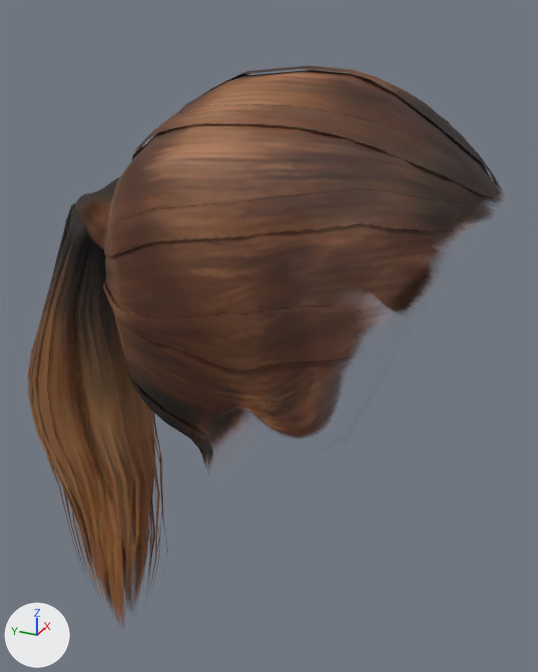
Before and after pictures for a commit that changed the glTF model assets/characters/woman/hair/ponytail01.glb.
Rendered twice from a 50 mm camera at (-0.293, -0.149, 1.703) aimed at (0.023, -0.007, 1.545). The lights are fixed; the arrows at lower left show +X, +Y and +Z. The first picture is the older version. Vertices at exactly the same position are counted once.

The older version as bpy lines, for what is in view:
```python
me_ponytail01 = bpy.data.meshes.new('ponytail01')
me_ponytail01.from_pydata(...)  # 3678 vertices, 5344 faces; spans x -0.076..0.074, y -0.117..0.127, z 1.323..1.677
me_ponytail01.materials.append(mat_human_ponytail01)  # picture img_ponytail01_diffuse
ob_human_ponytail01 = bpy.data.objects.new('Human.ponytail01', me_ponytail01)
ob_human_ponytail01.location = (0.0, 0.0, 0.0)
```
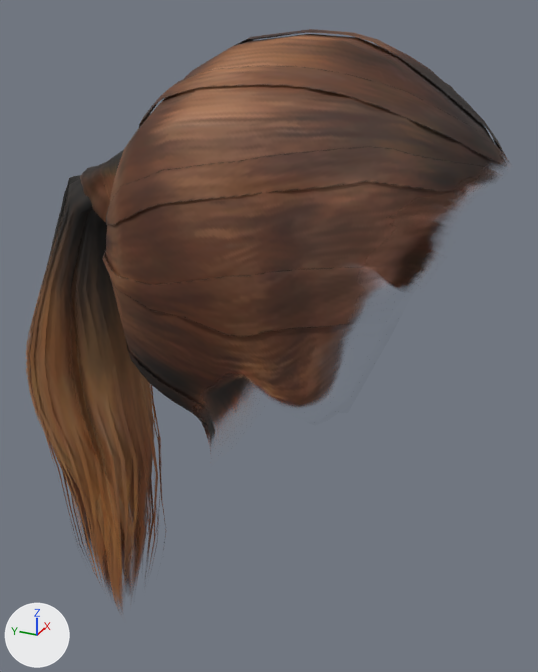
Diff of the bpy script that builds the scene:
```diff
--- a/assets/characters/woman/hair/ponytail01.glb.py
+++ b/assets/characters/woman/hair/ponytail01.glb.py
@@ me_ponytail01 @@
 # used by ob_human_ponytail01; location = (0.0, 0.0, 0.0)
-me_ponytail01.from_pydata(...)  # 3678 vertices, 5344 faces; spans x -0.076..0.074, y -0.117..0.127, z 1.323..1.677
+me_ponytail01.from_pydata(...)  # 3678 vertices, 5344 faces; spans x -0.075..0.072, y -0.117..0.126, z 1.337..1.691
+# me_ponytail01 part 1: the loose piece of 63 vertices spanning x -0.005..0.03, y -0.114..0.05, z 1.626..1.677 is multiplied about its middle by the matrix ((0.954, -0.001, -0.006), (0.005, 0.966, 0.041), (-0.003, 0.0, 0.995)), then moved by (0.0, -0.002, 0.013)
+# me_ponytail01 part 2: the loose piece of 39 vertices spanning x -0.066..-0.012, y -0.023..0.052, z 1.527..1.582 is multiplied about its middle by the matrix ((1.004, -0.003, -0.003), (-0.049, 1.029, -0.028), (0.001, -0.001, 1.0)), then moved by (0.0, -0.001, 0.013)
+# me_ponytail01 part 3: the loose piece of 48 vertices spanning x -0.076..-0.021, y -0.097..0.05, z 1.577..1.607 is multiplied about its middle by the matrix ((0.956, 0.008, 0.056), (-0.031, 0.994, -0.006), (0.007, -0.003, 0.996)), then moved by (0.0, -0.001, 0.014)
+# me_ponytail01 part 4: 3423 of 3678 vertices moved; they spanned x -0.075..0.074, y -0.117..0.127, z 1.323..1.676 and now span x -0.073..0.072, y -0.117..0.126, z 1.337..1.689; mean shift (0.0, -0.001, 0.013); largest move (-0.056, -0.095, 1.592) -> (-0.056, -0.095, 1.607)
+# other edits to the shape of me_ponytail01 do not show in these pictures
 me_ponytail01.materials.append(mat_human_ponytail01)
```

Boxes [x1, y1, x2, y2] around the edits, measured in the pictures (538 x 672 px; the box of a moved part takes in the faces that stretch with it):
'Human.ponytail01', reshaped
    before: [27, 66, 503, 626]
    after: [26, 29, 508, 609]
part 1 of me_ponytail01, moved or reshaped
    before: [199, 66, 502, 190]
    after: [234, 29, 507, 158]
part 2 of me_ponytail01, moved or reshaped
    before: [128, 369, 205, 444]
    after: [124, 334, 203, 416]
part 3 of me_ponytail01, moved or reshaped
    before: [103, 279, 372, 371]
    after: [102, 251, 375, 337]
part 4 of me_ponytail01, moved or reshaped
    before: [28, 70, 503, 626]
    after: [26, 34, 508, 609]
